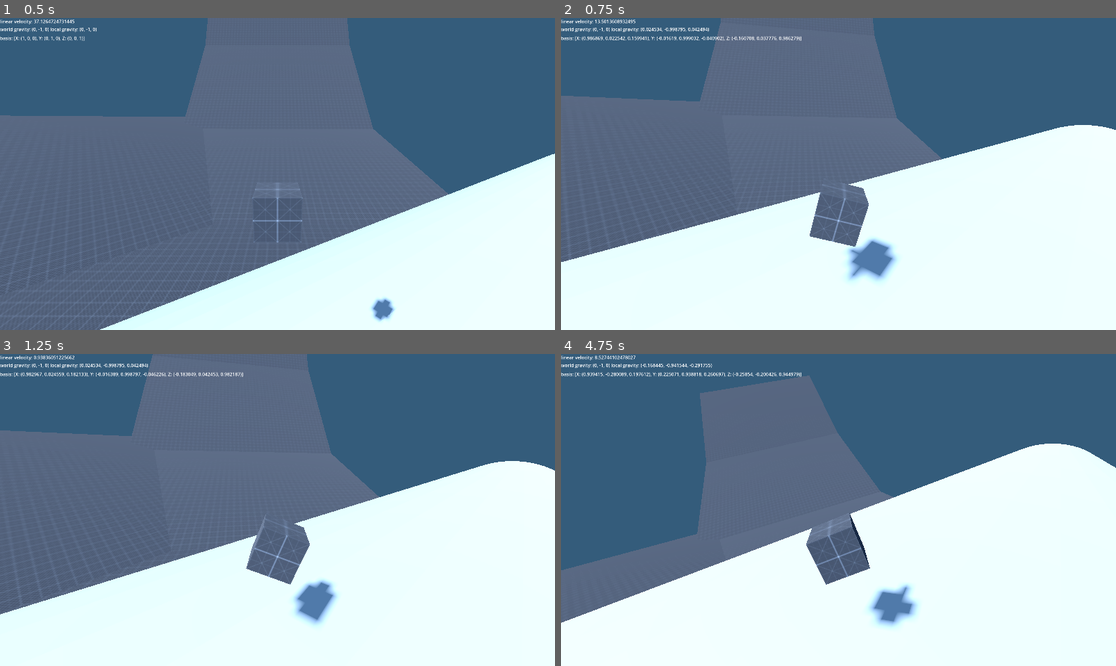
Above: before the commit, frames 1-4 (two rows, left to right).
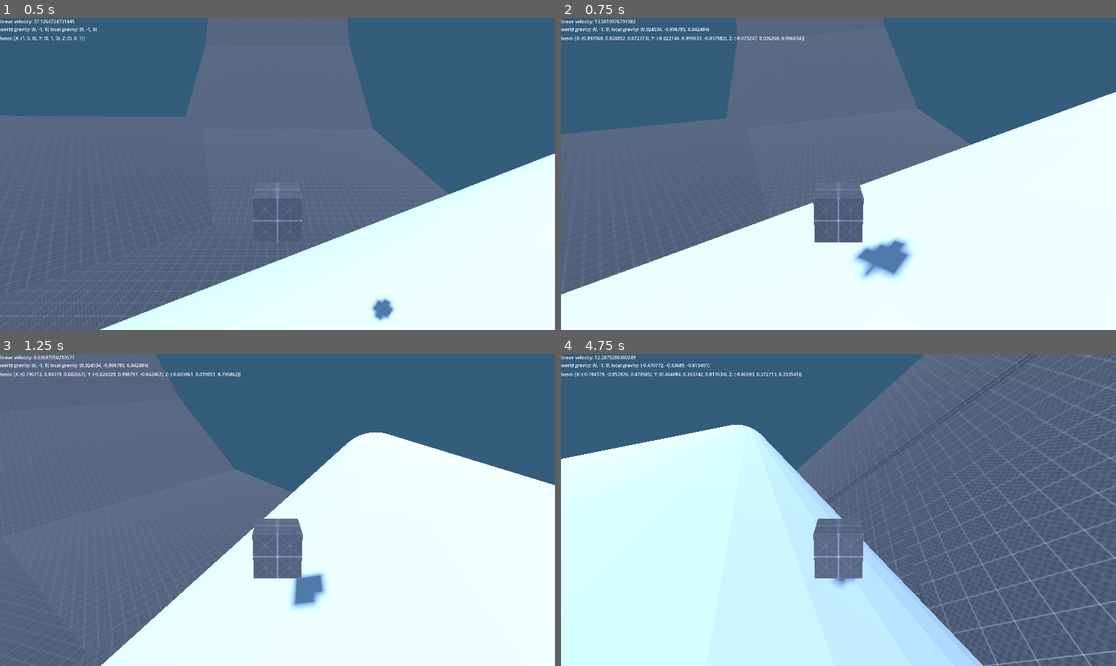
Above: after the commit, the same moments.

Repository: CactusHertz/car-test
Game: Godot game, scene res://level.tscn
The game is run twice, just before and just after one commit, with the same random seed, the same clock (stepped at 60 frames per second) and the same inputs.
Inputs:
- Up to frame 1 (0.5 s): no input
- Up to frame 2 (0.75 s): hold D (move_right) from 0.53 s (still down)
- Up to frame 3 (1.25 s): keep holding D (move_right)
- Up to frame 4 (4.75 s): release D (move_right) at 1.28 s; hold S (move_back) 1.28-2.03 s; hold D (move_right) 2.03-2.78 s; hold W (move_forward) 2.78-3.53 s; hold A (move_left) from 3.53 s (still down)

Frame 1 is identical in both runs. In frame 2, 12% of the frame differs, in the area x 0-100%, y 0-89%; in frame 3, 29%; in frame 4, 83%, in the area x 0-100%, y 0-100%.

Commit message:
Add slerp to steering

Diff:
--- a/Car_rb.gd
+++ b/Car_rb.gd
@@ -2,7 +2,7 @@
 
 var speed := 80
 var boost_speed := 120
-var steering_factor := 2.0 #old 2.0
+var steering_factor := 0.2 #old 2.0
 var steering_tilt := 0.4
 
 var gravity_force := 100.0
@@ -23,6 +23,9 @@
 var move_direction := Vector3.ZERO
 var last_strong_direction := Vector3.BACK
 
+var curr_direction := Vector3.BACK
+var target_direction := Vector3.BACK
+
 
 func _ready() -> void:
 	pass
@@ -38,25 +41,26 @@
 func apply_movement(state : PhysicsDirectBodyState3D):
 	var input_vector := Input.get_vector("move_left", "move_right", "move_forward", "move_back")
 	var movement_velocity = Vector3(0, 0, input_vector.y).normalized() * speed
-	transform.basis = Basis(Vector3.UP, -steering_factor * input_vector.x * state.step) * transform.basis
+
 	tilt_body(state.step,input_vector)
 	apply_central_force(basis * movement_velocity)
 	apply_central_force(basis * Vector3.DOWN * gravity_force)
 
-	if move_direction.length() > 0.1:
-		last_strong_direction = move_direction.normalized()
-	move_direction = get_model_oriented_input()
-	orient_car(last_strong_direction, state.step)
+	var input = get_model_oriented_input()
+	var slerp_speed = 2.0
+	curr_direction = curr_direction.slerp(input, state.step * slerp_speed)
+
+	orient_car(basis * curr_direction, state.step)
 
 
 func get_model_oriented_input() -> Vector3:
-	var raw_input = -Input.get_vector("move_left", "move_right", "move_forward", "move_back").normalized()
+	var raw_input = -Input.get_axis("move_left", "move_right")
 
 	var input := Vector3.ZERO
-	#input.x = raw_input.x * steering_factor
-	input.z = abs(raw_input.y)
+	input.x = raw_input * steering_factor
+	input.z = 1.0
 
-	return basis * input
+	return input
 
 func orient_car(direction: Vector3, delta: float) -> void:
 	if ray.is_colliding():
@@ -64,30 +68,23 @@
 	else:
 		local_gravity = world_gravity
 
-
 	var left_axis := -local_gravity.cross(direction)
 	var rotation_basis := Basis(left_axis, -local_gravity, direction).orthonormalized()
 	basis = basis.get_rotation_quaternion().slerp(
 		rotation_basis, delta * rotation_speed
 	)
 
-
 func bounce():
 	pass
 
 func tilt_body( delta: float, input_vector: Vector2):
-	var home_tilt := Quaternion()
 	var desired_tilt := Quaternion(Vector3(0,0,1), -input_vector.x * steering_tilt)
 
-	var target_rotation = desired_tilt
-	var slerp_speed = 5.0
-
+	var slerp_speed = 2.0
 	var current_rot = Quaternion(body.transform.basis)
-	var new_rot = current_rot.slerp(target_rotation, delta* slerp_speed)
+	var new_rot = current_rot.slerp(desired_tilt, delta* slerp_speed)
 	body.transform.basis = Basis(new_rot)
-	#camera_anchor.transform.basis = Basis(new_rot)
-
-
+	camera_anchor.transform.basis = Basis(new_rot)
 
 
 func update_ui():
